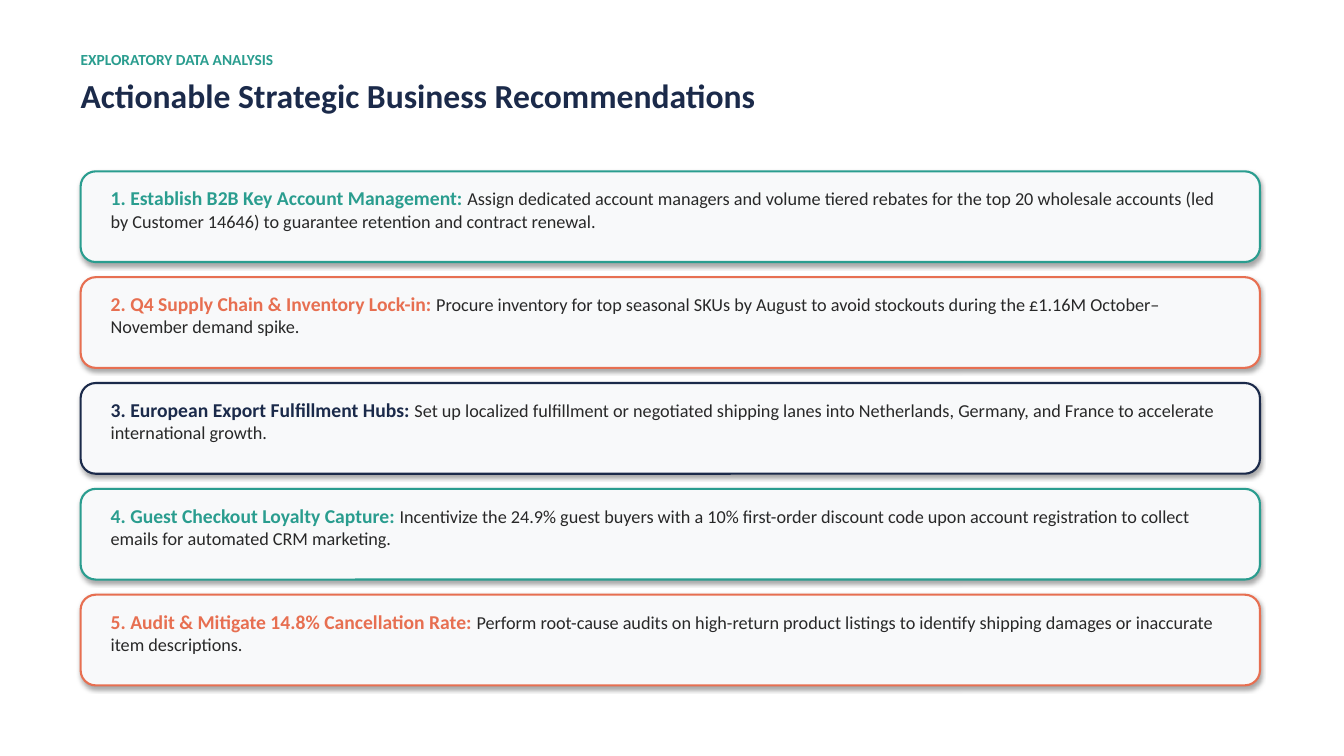
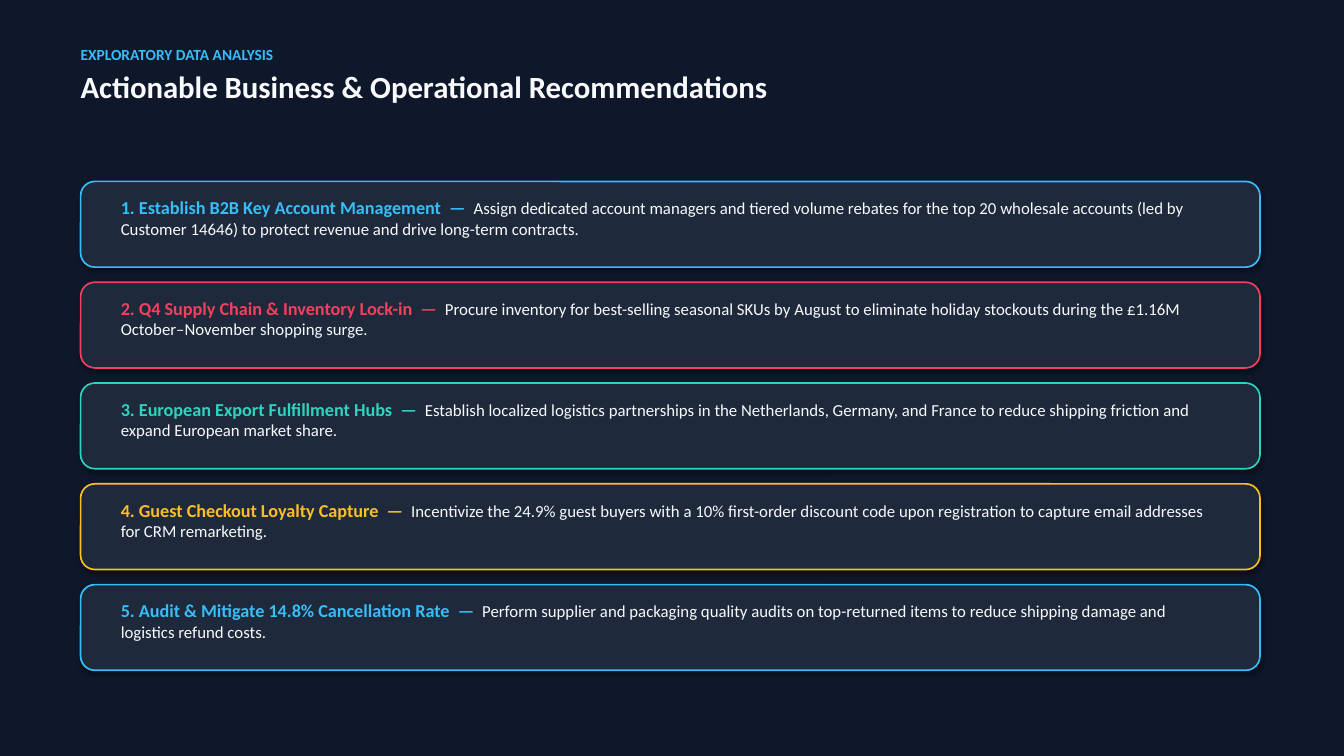
Before and after one commit to nitishkumarchimmanakatti-dev/ecommerce-sales-eda, a slide deck: slide 6 of 02_Presentation_Slides/Ecommerce_Sales_EDA_Presentation.pptx. Drawn at 1344x756 pixels with LibreOffice and Linux fonts; fonts in the diff are those of the drawing. Boxes give left, top, right and bottom in pixels: in the first picture for what was removed or moved away, otherwise in the second. Text is boxed around its words. In the diff, an @@ line names an element or a change of style, - is before the commit and + after.

Commit message:
Update presentation with realistic executive dark theme and high-res embedded charts

```diff
--- a/02_Presentation_Slides/Ecommerce_Sales_EDA_Presentation.pptx
+++ b/02_Presentation_Slides/Ecommerce_Sales_EDA_Presentation.pptx
@@ rectangle added at (0,0,1344,756), fill #0F172A @@
@@ text at (81,50,273,60): text colour #2A9D8F to #38BDF8 in "EXPLORATORY DATA ANALYSIS" @@
@@ text at (81,76,767,103): text changed; size 24 to 22 pt; text colour #1B2A4A to #F8FAFC @@
-Actionable Strategic Business Recommendations
+Actionable Business & Operational Recommendations
@@ rounded rectangle: place and size @@
-rounded rectangle at (81,171,1260,262)
+rounded rectangle at (81,181,1260,267)
@@ rounded rectangle at (81,181,1260,267): fill #F8F9FA to #1E293B; outline #2A9D8F 1.5 pt to #38BDF8 1.2 pt @@
@@ text at (121,201,1183,238): text changed; size 13 to 12 pt; text colour #282828 to #F8FAFC @@
-1. Establish B2B Key Account Management: Assign dedicated account managers and volume tiered rebates for the top 20 wholesale accounts (led by Customer 14646) to guarantee retention and contract renewal.
+1. Establish B2B Key Account Management — Assign dedicated account managers and tiered volume rebates for the top 20 wholesale accounts (led by Customer 14646) to protect revenue and drive long-term contracts.
@@ rounded rectangle: place and size @@
-rounded rectangle at (81,277,1260,368)
+rounded rectangle at (81,282,1260,368)
@@ rounded rectangle at (81,282,1260,368): fill #F8F9FA to #1E293B; outline #E76F51 1.5 pt to #F43F5E 1.2 pt @@
@@ text at (121,302,1180,338): text changed; size 13 to 12 pt; text colour #282828 to #F8FAFC @@
-2. Q4 Supply Chain & Inventory Lock-in: Procure inventory for top seasonal SKUs by August to avoid stockouts during the £1.16M October–November demand spike.
+2. Q4 Supply Chain & Inventory Lock-in — Procure inventory for best-selling seasonal SKUs by August to eliminate holiday stockouts during the £1.16M October–November shopping surge.
@@ rounded rectangle: place and size @@
-rounded rectangle at (81,383,1260,474)
+rounded rectangle at (81,383,1260,469)
@@ rounded rectangle at (81,383,1260,469): fill #F8F9FA to #1E293B; outline #1B2A4A 1.5 pt to #2DD4BF 1.2 pt @@
@@ text at (121,403,1189,439): text changed; size 13 to 12 pt; text colour #282828 to #F8FAFC @@
-3. European Export Fulfillment Hubs: Set up localized fulfillment or negotiated shipping lanes into Netherlands, Germany, and France to accelerate international growth.
+3. European Export Fulfillment Hubs — Establish localized logistics partnerships in the Netherlands, Germany, and France to reduce shipping friction and expand European market share.
@@ rounded rectangle: place and size @@
-rounded rectangle at (81,489,1260,580)
+rounded rectangle at (81,484,1260,570)
@@ rounded rectangle at (81,484,1260,570): fill #F8F9FA to #1E293B; outline #2A9D8F 1.5 pt to #FBBF24 1.2 pt @@
@@ text at (121,504,1203,540): text changed; size 13 to 12 pt; text colour #282828 to #F8FAFC @@
-4. Guest Checkout Loyalty Capture: Incentivize the 24.9% guest buyers with a 10% first-order discount code upon account registration to collect emails for automated CRM marketing.
+4. Guest Checkout Loyalty Capture — Incentivize the 24.9% guest buyers with a 10% first-order discount code upon registration to capture email addresses for CRM remarketing.
@@ rounded rectangle: place and size @@
-rounded rectangle at (81,595,1260,686)
+rounded rectangle at (81,585,1260,670)
@@ rounded rectangle at (81,585,1260,670): fill #F8F9FA to #1E293B; outline #E76F51 1.5 pt to #38BDF8 1.2 pt @@
@@ text at (121,604,1166,641): text changed; size 13 to 12 pt; text colour #282828 to #F8FAFC @@
-5. Audit & Mitigate 14.8% Cancellation Rate: Perform root-cause audits on high-return product listings to identify shipping damages or inaccurate item descriptions.
+5. Audit & Mitigate 14.8% Cancellation Rate — Perform supplier and packaging quality audits on top-returned items to reduce shipping damage and logistics refund costs.
```
Also in this commit, not shown: 5 other slides changed, 1 slide added, 1 slide removed, 4 other files.
